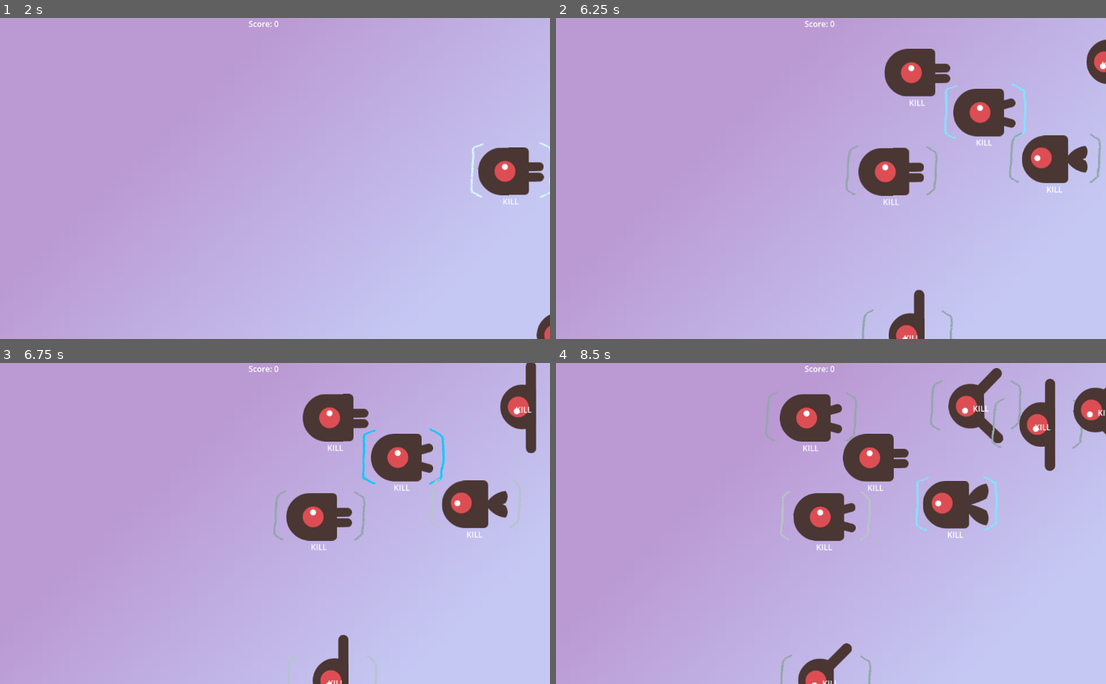
Above: before the commit, frames 1-4 (two rows, left to right).
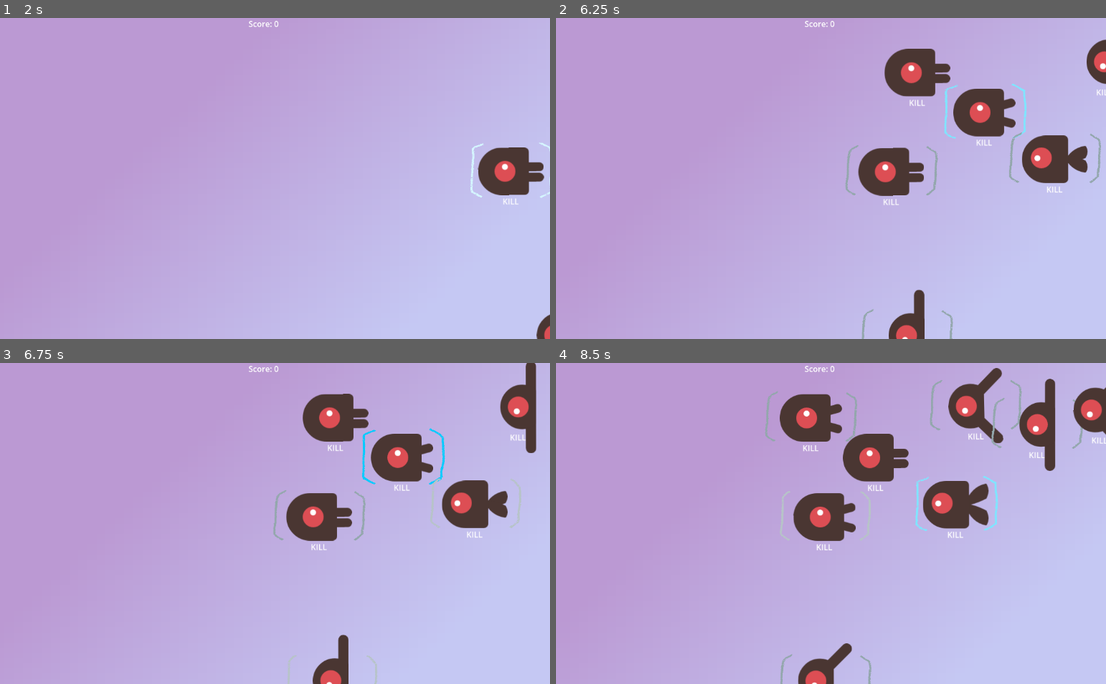
Above: after the commit, the same moments.

Repository: mkultra-games/wizard-type
Game: Godot game, scene res://main.tscn
The game is run twice, just before and just after one commit, with the same random seed, the same clock (stepped at 60 frames per second) and the same inputs.
Inputs:
- Up to frame 1 (2 s): tap Enter at 0.5, 0.6 s; tap Tab at 1.35 s
- Up to frame 2 (6.25 s): tap Enter at 2.1, 3.6, 5.1 s; tap Tab at 2.85, 4.35, 5.85 s
- Up to frame 3 (6.75 s): tap Enter at 6.6 s
- Up to frame 4 (8.5 s): tap Tab at 7.35 s; tap Enter at 8.1 s

Frame 1 is identical in both runs. In frame 2, less than 0.1% of the frame differs, in the area x 63-100%, y 13-100%; in frame 3, less than 0.1%; in frame 4, 0.2%, in the area x 48-100%, y 13-100%.

Commit message:
fix prompt placement on flying enemies
Something about the differen bounding box of the flying enemy sprite
makes the prompt jump to the center of the sprite. Anchoring the label
to the top level Enemy node instead of the sprite fixes this.

Diff:
--- a/enemy.gd
+++ b/enemy.gd
@@ -9,7 +9,7 @@
 var current_letter_idx := 0
 var prompt := ""
 
-@onready var label: RichTextLabel = $AnimatedSprite2D/RichTextLabel
+@onready var label: RichTextLabel = $RichTextLabel
 @onready var select_target: AnimatedSprite2D = $SelectTarget
 @onready var sprite: AnimatedSprite2D = $AnimatedSprite2D
 
--- a/enemy.tscn
+++ b/enemy.tscn
@@ -88,26 +88,26 @@
 gravity_scale = 0.0
 script = ExtResource("1_ar75d")
 
-[node name="AnimatedSprite2D" type="AnimatedSprite2D" parent="."]
-sprite_frames = SubResource("SpriteFrames_lyx3f")
-animation = &"walk"
-
-[node name="RichTextLabel" type="RichTextLabel" parent="AnimatedSprite2D"]
+[node name="RichTextLabel" type="RichTextLabel" parent="."]
 anchors_preset = 7
 anchor_left = 0.5
 anchor_top = 1.0
 anchor_right = 0.5
 anchor_bottom = 1.0
-offset_left = 20.0
-offset_top = -145.0
-offset_right = 191.0
-offset_bottom = -116.0
+offset_left = 86.0
+offset_top = -49.0
+offset_right = 257.0
+offset_bottom = -20.0
 grow_horizontal = 2
 grow_vertical = 0
 rotation = 3.14159
 bbcode_enabled = true
 text = "[center]KILL[/center]"
 scroll_active = false
+
+[node name="AnimatedSprite2D" type="AnimatedSprite2D" parent="."]
+sprite_frames = SubResource("SpriteFrames_lyx3f")
+animation = &"walk"
 
 [node name="CollisionShape2D" type="CollisionShape2D" parent="."]
 position = Vector2(-1, 0)
